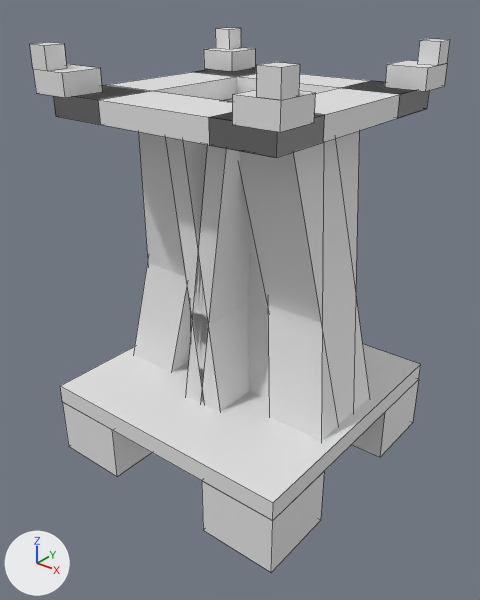
The OBJ model src/main/resources/assets/bloodmagic/models/block/BlockIncenseAltar.obj as it was, and as the next commit left it.
Camera for both pictures: a camera (50 mm lens) standing at (1.195, -1.522, 1.47) and looking at (0.016, -0.049, 0.557). Lighting does not change. The marker at lower left points along +X, +Y and +Z. Mesh edges are drawn as thin lines. Materials are left out; every surface is plain grey. Where no turn or scale is listed for an object, it has been applied to the vertices. Vertices at the same position are counted once.

The first picture shows 'BlockIncenseAltar'.
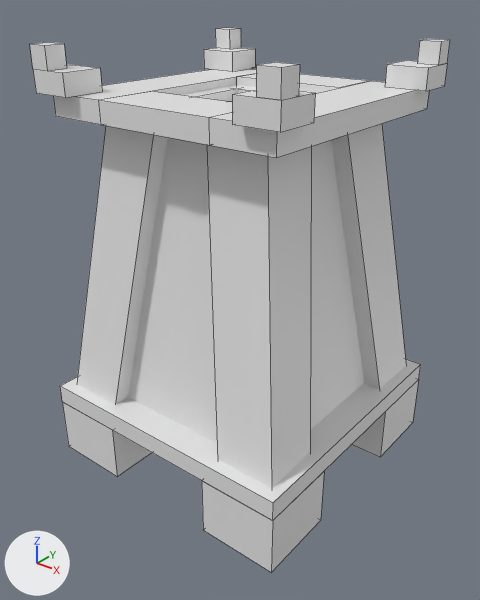
The newer file is also turned or shifted as a whole; pictures and numbers use the older file's frame.

What the commit changed:
me_blockincensealtar has 192 vertices, 156 faces and spans x -0.438..0.438, y -0.438..0.438, z 0.0..1.312.
me_blockincensealtar is used by ob_blockincensealtar; location (0.0, 0.0, 0.0).
me_blockincensealtar part 1: the loose piece of 8 vertices spanning x -0.219..0.219, y -0.113..0.079, z 0.193..1.13 is moved by (0.0, 0.265, 0.037).
me_blockincensealtar part 2: the loose piece of 8 vertices spanning x -0.079..0.113, y -0.219..0.219, z 0.193..1.13 is moved by (-0.265, 0.0, 0.037).
me_blockincensealtar part 3: the loose piece of 8 vertices spanning x -0.113..0.079, y -0.219..0.219, z 0.193..1.13 is moved by (0.265, 0.0, 0.037).
me_blockincensealtar part 4: the loose piece of 8 vertices spanning x -0.219..0.219, y -0.079..0.113, z 0.193..1.13 is moved by (0.0, -0.265, 0.037).
me_blockincensealtar part 5: the loose piece of 8 vertices spanning x 0.09..0.406, y -0.156..0.163, z 0.141..1.112 is moved by (0.0, -0.248, 0.035).
me_blockincensealtar part 6: the loose piece of 8 vertices spanning x 0.09..0.406, y -0.163..0.156, z 0.141..1.112 is moved by (0.0, 0.248, 0.035).
me_blockincensealtar part 7: the loose piece of 8 vertices spanning x -0.406..-0.09, y -0.163..0.156, z 0.141..1.112 is moved by (0.0, 0.248, 0.035).
me_blockincensealtar part 8: the loose piece of 8 vertices spanning x -0.406..-0.09, y -0.156..0.163, z 0.141..1.112 is moved by (0.0, -0.248, 0.035).
Part 9, on me_blockincensealtar:
4 vertices are removed from x -0.375..0.375, y -0.187, z 1.125..1.188.
6 faces are deleted.
4 vertices are added at (0.188, -0.187, 1.188), (0.188, -0.187, 1.125), (-0.188, -0.187, 1.188), (-0.188, -0.187, 1.125).
6 new faces join them.
Part 10, on me_blockincensealtar:
4 vertices are removed from x -0.375..0.375, y 0.188, z 1.125..1.188.
6 faces are deleted.
4 vertices are added at (0.188, 0.188, 1.188), (0.188, 0.188, 1.125), (-0.188, 0.188, 1.188), (-0.188, 0.188, 1.125).
6 new faces join them.

Pixel boxes (x1, y1, x2, y2) of what changed, in the pictures (480 x 600 px; the box of a moved part takes in the faces that stretch with it):
part 1 of me_blockincensealtar, moved or reshaped: before (247, 223, 268, 312); after (237, 85, 256, 93)
part 2 of me_blockincensealtar, moved or reshaped: before (186, 145, 250, 403); after (183, 85, 238, 102)
part 3 of me_blockincensealtar, moved or reshaped: before (166, 137, 249, 412); after (310, 140, 364, 430)
part 4 of me_blockincensealtar, moved or reshaped: before (186, 305, 269, 400); after (128, 137, 217, 443)
part 5 of me_blockincensealtar, moved or reshaped: before (268, 131, 359, 441); after (207, 145, 311, 488)
part 6 of me_blockincensealtar, moved or reshaped: before (240, 139, 370, 417); after (331, 123, 406, 389)
part 7 of me_blockincensealtar, moved or reshaped (not visible afterwards): before (139, 132, 192, 332)
part 8 of me_blockincensealtar, moved or reshaped: before (134, 262, 191, 372); after (77, 126, 167, 404)
part 9 of me_blockincensealtar, moved or reshaped: before (53, 91, 325, 157); after (98, 91, 232, 145)
part 10 of me_blockincensealtar, moved or reshaped: before (236, 74, 429, 118); after (236, 74, 369, 93)
